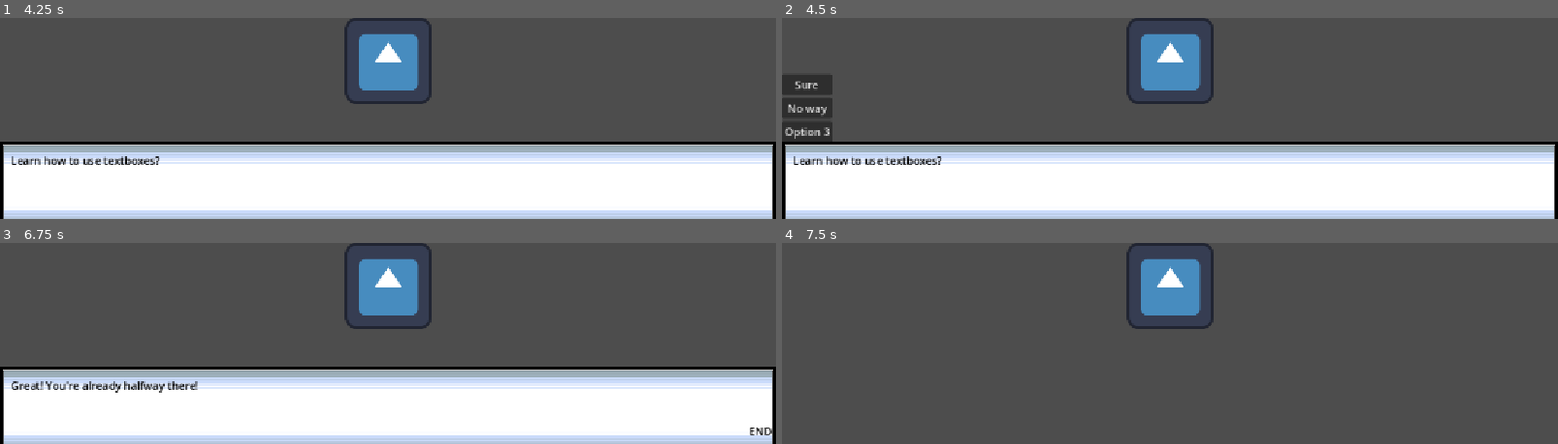
Above: before the commit, frames 1-4 (two rows, left to right).
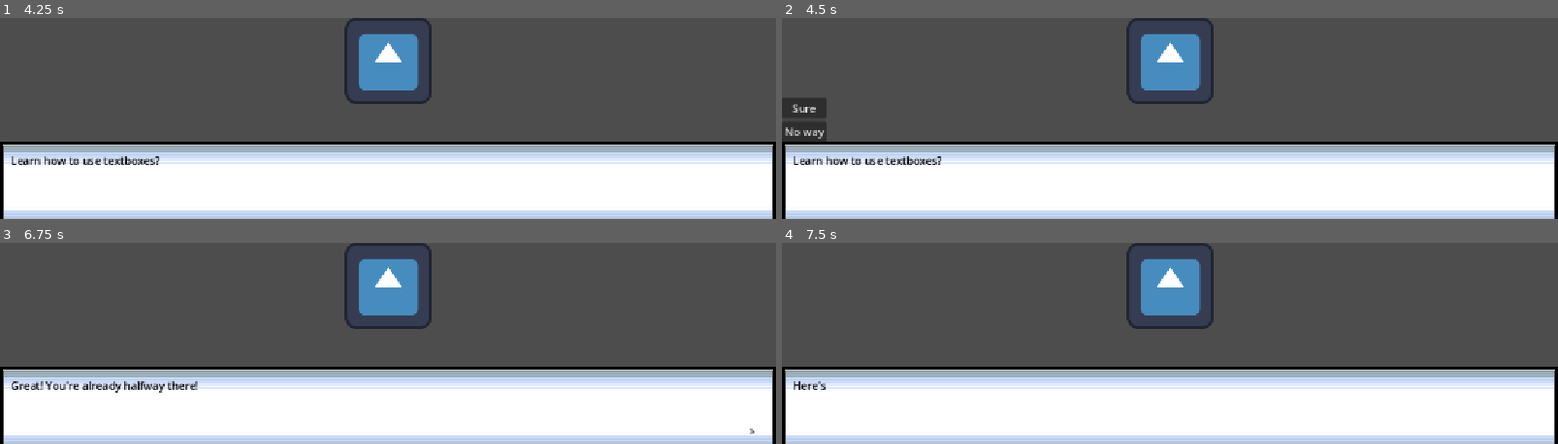
Above: after the commit, the same moments.

Repository: KitKatarine/dialogue_plugin
Game: Godot game, scene res://Dialogue_System/test_scene.tscn
The game is run twice, just before and just after one commit, with the same random seed, the same clock (stepped at 60 frames per second) and the same inputs. The engine's default icon, where the game draws it, is replaced by a stand-in: a white triangle on a blue panel in a dark square.
Inputs (mouse positions are in pixels of both pictures, inside the frame that each line leads up to):
- Up to frame 1 (4.25 s): click (388, 60) at 0.5 s; click (388, 60) at 1.25 s; click (388, 60) at 2 s; tap Enter at 2.75 s; tap E (interact) at 2.85, 3.6 s
- Up to frame 2 (4.5 s): tap Space at 4.25 s; tap E (interact) at 4.35 s
- Up to frame 3 (6.75 s): click "Sure" at 5 s; tap E (interact) at 5.85, 6.6 s; tap Enter at 6.5 s
- Up to frame 4 (7.5 s): tap Space at 7.25 s; tap E (interact) at 7.35 s

Frame 1 is identical in both runs. In frame 2, 1.0% of the frame differs, in the area x 0-7%, y 28-62%; in frame 3, less than 0.1%; in frame 4, 38%, in the area x 0-100%, y 61-100%.

Commit message:
power is flickering o god

Diff:
--- a/dialogue-system/Dialogue_System/dialogue_behavior.gd
+++ b/dialogue-system/Dialogue_System/dialogue_behavior.gd
@@ -16,7 +16,8 @@
 var current_line:int = 0
 ## The total lines in the array
 var total_lines:int = 0
-
+## This will be 0 for most cases, unless you have multiple branching dialogues for a node, in which case this increases accordingly
+var current_dialogue_branch = 0;
 ## The current number of characters in the string to draw
 var current_character:int = 0;
 
@@ -24,9 +25,9 @@
 signal text_advanced(text)
 ## When we have finished reading through all the text, and there is no more to display
 signal text_finished
-
-signal option_button_pressed(option)
-
+## When we've chosen an option for any dialogue paths, connect the node information, option chosen, AND the current branch level to the signal
+signal option_button_pressed(node, option, branchlevel)
+## This is where the text is displayed.
 @onready var text_display:Node = $textbox_graphic/MarginContainer/textbox_text
 
 func _ready() -> void:
@@ -104,13 +105,18 @@
 	text_array = txt
 
 func add_dialogue_options(options:PackedStringArray):
+	# For each option that we have available for the dialogue, set up a button for it.
 	for i in options.size():
 		var button = Button.new()
+		# Make the name and the text both the same as the option we're choosing.
 		button.name = options[i]
 		button.text = options[i]
+		# Make it invisible for now - it will be made visible when the dialogue finishes.
 		button.visible = false
+		# Connect the signal and bind the button name to it so we have an idea which button we're choosing.
 		button.pressed.connect(_on_dialogue_button_pressed.bind(button.name))
+		# Add our button to the button container.
 		$textbox_graphic/dialogue_options.add_child(button)
 
 func _on_dialogue_button_pressed(arg):
-	option_button_pressed.emit(arg)
+	option_button_pressed.emit(self, arg, current_dialogue_branch)
--- a/dialogue-system/test_scene.gd
+++ b/dialogue-system/test_scene.gd
@@ -21,25 +21,43 @@
 		# This is all the text we want to display; If your dialogue has options, that should be the end of the textbox.
 		new_dialogue.add_new_text(["Hello I am a textbox! I'll teach you how to use this textbox, if you want", "Learn how to use textboxes?"])
 		# The options we want to offer the player, as a string array
-		new_dialogue.add_dialogue_options(["Sure", "No way", "Option 3"])
+		new_dialogue.add_dialogue_options(["Sure", "No way"])
 		# Connect the signal to this object - and make the receiving function.
 		new_dialogue.option_button_pressed.connect(_on_branching_dialogue_pressed)
 		# Finally, add the dialogue box to the tree
 		add_child(new_dialogue)
 
 # This is the receiving function, it will get whatever option was clicked.
-func _on_branching_dialogue_pressed(option):
-	var deleteme = find_child("Dialogue", true, false)
+func _on_branching_dialogue_pressed(node, option, branch_level):
+	# Delete the old textbox
+	var deleteme = find_child(node.name, true, false)
 	deleteme.queue_free()
-	print(option)
+	# once again, instantiate the new box
 	var new_dialogue = dialogue.instantiate()
-	match option:
-		"Sure":
-			new_dialogue.add_new_text(["Great! You're already halfway there!"])
-			add_child(new_dialogue)
-		"No way":
-			new_dialogue.add_new_text(["Fuck off then."])
-			add_child(new_dialogue)
-		"Option 3":
-			new_dialogue.add_new_text(["Haha awesome."])
-			add_child(new_dialogue)
+	# Match branch_level
+	match branch_level:
+		0:
+			match option:
+				"Sure":
+					new_dialogue.add_new_text(["Great! You're already halfway there!", "Here's a second branch to demonstrate how dialogue can have nested branching paths!", "Do you understand?"])
+
+					new_dialogue.add_dialogue_options(["Yes", "Bruh"])
+					# Increase the counter so this function knows where you want to link these responses to.
+					# In this case, it's 1. You'll see below we're matching branch_level 1 with these options.
+					new_dialogue.current_dialogue_branch = 1
+					# For additional branching paths, don't forget to connect the signal again
+					new_dialogue.option_button_pressed.connect(_on_branching_dialogue_pressed)
+					add_child(new_dialogue)
+				"No way":
+					new_dialogue.add_new_text(["Fuck off then."])
+					add_child(new_dialogue)
+		1:
+			match option:
+				"Yes":
+					new_dialogue.add_new_text(["Wahoo! That's it, it works. I'm done. Fantastic."])
+					add_child(new_dialogue)
+				"Bruh":
+					new_dialogue.add_new_text(["Well, I tried."])
+					add_child(new_dialogue)
+
+# You can also add flags for whatever globals you have in your game, depending on what options were picked!
